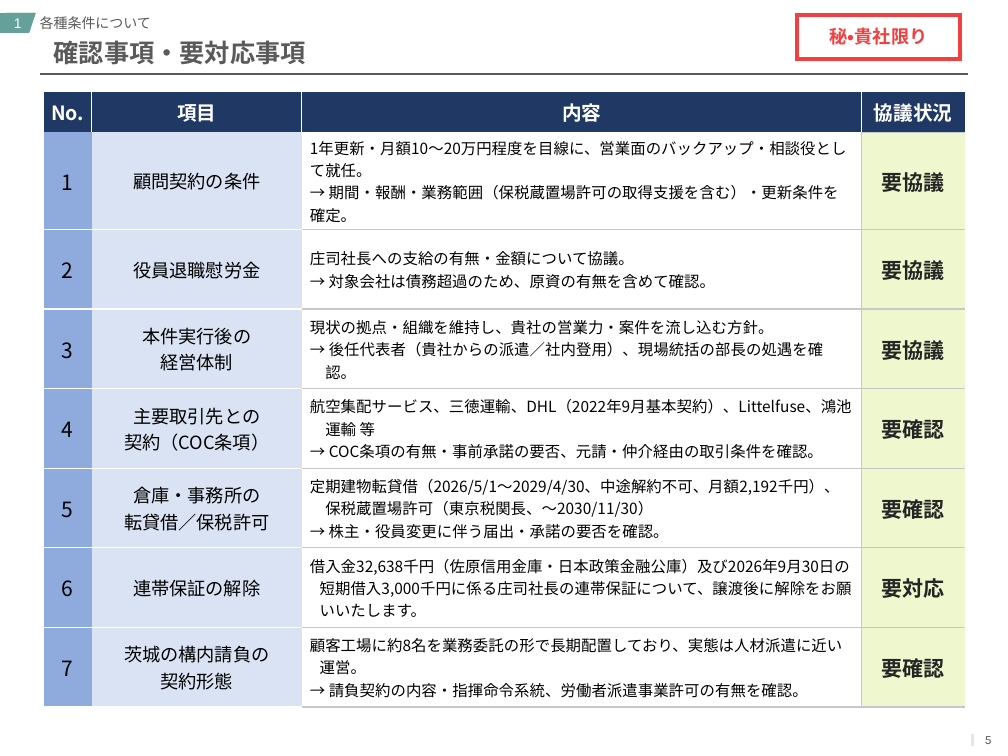
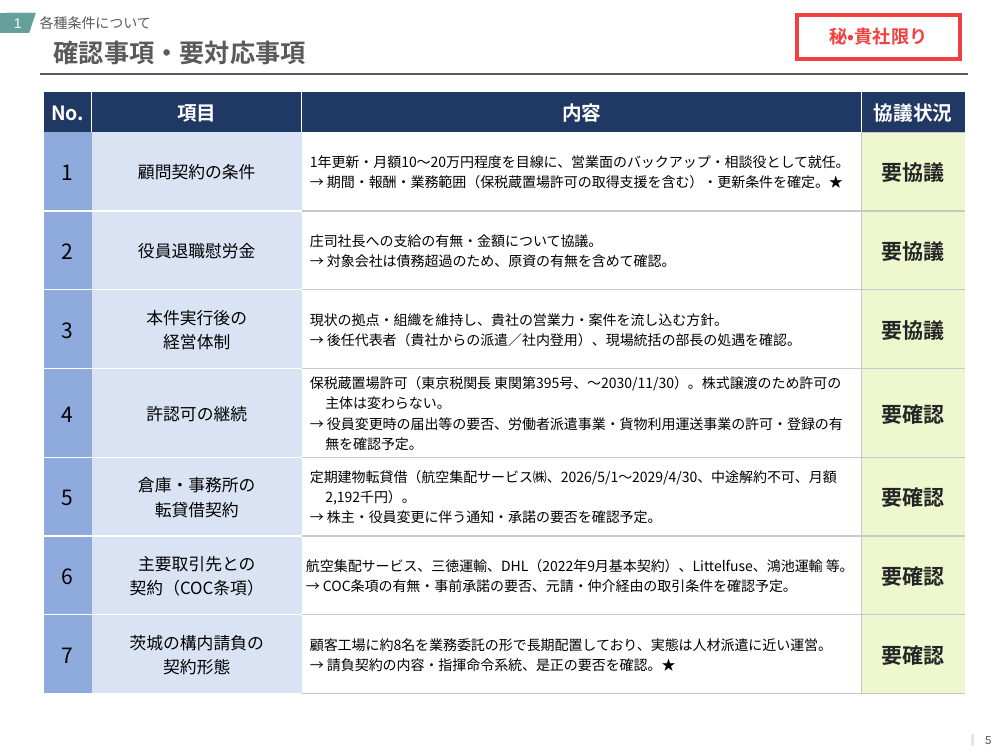
Before and after one commit to keisuketagaito/github-1st, a slide deck: slide 6 of 株式会社高塚商事/高塚商事_今後のスケジュールと論点整理.pptx. Drawn at 1008x756 pixels with LibreOffice and Linux fonts; fonts in the diff are those of the drawing. Boxes give left, top, right and bottom in pixels: in the first picture for what was removed or moved away, otherwise in the second. Text is boxed around its words. In the diff, an @@ line names an element or a change of style, - is before the commit and + after.

```diff
--- a/株式会社高塚商事/高塚商事_今後のスケジュールと論点整理.pptx
+++ b/株式会社高塚商事/高塚商事_今後のスケジュールと論点整理.pptx
@@ table at (x1=44, y1=93, x2=965, y2=684) @@
-row 2, column 3: 1年更新・月額10～20万円程度を目線に、営業面のバックアップ・相談役として就任。 / → 期間・報酬・業務範囲（保税蔵置場許可の取得支援を含む）・更新条件を確定。
+row 2, column 3: 1年更新・月額10～20万円程度を目線に、営業面のバックアップ・相談役として就任。 / → 期間・報酬・業務範囲（保税蔵置場許可の取得支援を含む）・更新条件を確定。★
-row 5, column 2: 主要取引先との / 契約（COC条項）
+row 5, column 2: 許認可の継続
-row 5, column 3: 航空集配サービス、三徳運輸、DHL（2022年9月基本契約）、Littelfuse、鴻池運輸 等 / → COC条項の有無・事前承諾の要否、元請・仲介経由の取引条件を確認。
+row 5, column 3: 保税蔵置場許可（東京税関長 東関第395号、～2030/11/30）。株式譲渡のため許可の主体は変わらない。 / → 役員変更時の届出等の要否、労働者派遣事業・貨物利用運送事業の許可・登録の有無を確認予定。
-row 6, column 2: 倉庫・事務所の / 転貸借／保税許可
+row 6, column 2: 倉庫・事務所の / 転貸借契約
-row 6, column 3: 定期建物転貸借（2026/5/1～2029/4/30、中途解約不可、月額2,192千円）、保税蔵置場許可（東京税関長、～2030/11/30） / → 株主・役員変更に伴う届出・承諾の要否を確認。
+row 6, column 3: 定期建物転貸借（航空集配サービス㈱、2026/5/1～2029/4/30、中途解約不可、月額2,192千円）。 / → 株主・役員変更に伴う通知・承諾の要否を確認予定。
-row 7: 6 | 連帯保証の解除 | 借入金32,638千円（佐原信用金庫・日本政策金融公庫）及び2026年9月30日の短期借入3,000千円に係る庄司社長の連帯保証について、譲渡後に解除をお願いいたします。 | 要対応
+row 7: 6 | 主要取引先との / 契約（COC条項） | 航空集配サービス、三徳運輸、DHL（2022年9月基本契約）、Littelfuse、鴻池運輸 等。 / → COC条項の有無・事前承諾の要否、元請・仲介経由の取引条件を確認予定。 | 要確認
-row 8, column 3: 顧客工場に約8名を業務委託の形で長期配置しており、実態は人材派遣に近い運営。 / → 請負契約の内容・指揮命令系統、労働者派遣事業許可の有無を確認。
+row 8, column 3: 顧客工場に約8名を業務委託の形で長期配置しており、実態は人材派遣に近い運営。 / → 請負契約の内容・指揮命令系統、是正の要否を確認。★
@@ size 13 to 12 pt in "顧問契約の条件", "役員退職慰労金", "本件実行後の", "経営体制" and 2 more places @@
@@ size 11 to 10 pt in "庄司社長への支給の有無・金額について協議。", "→ 対象会社は債務超過のため、原資の有無を含めて確認。", "現状の拠点・組織を維持し、貴社の営業力・案件を流し込む方針。", "→ 後任代表者（貴社からの派遣／社内登用）、現場統括の部長の処遇を確認。" @@
```
Also in this commit, not shown: 5 other slides changed, 3 slides added, 1 slide removed, 2 other files.
